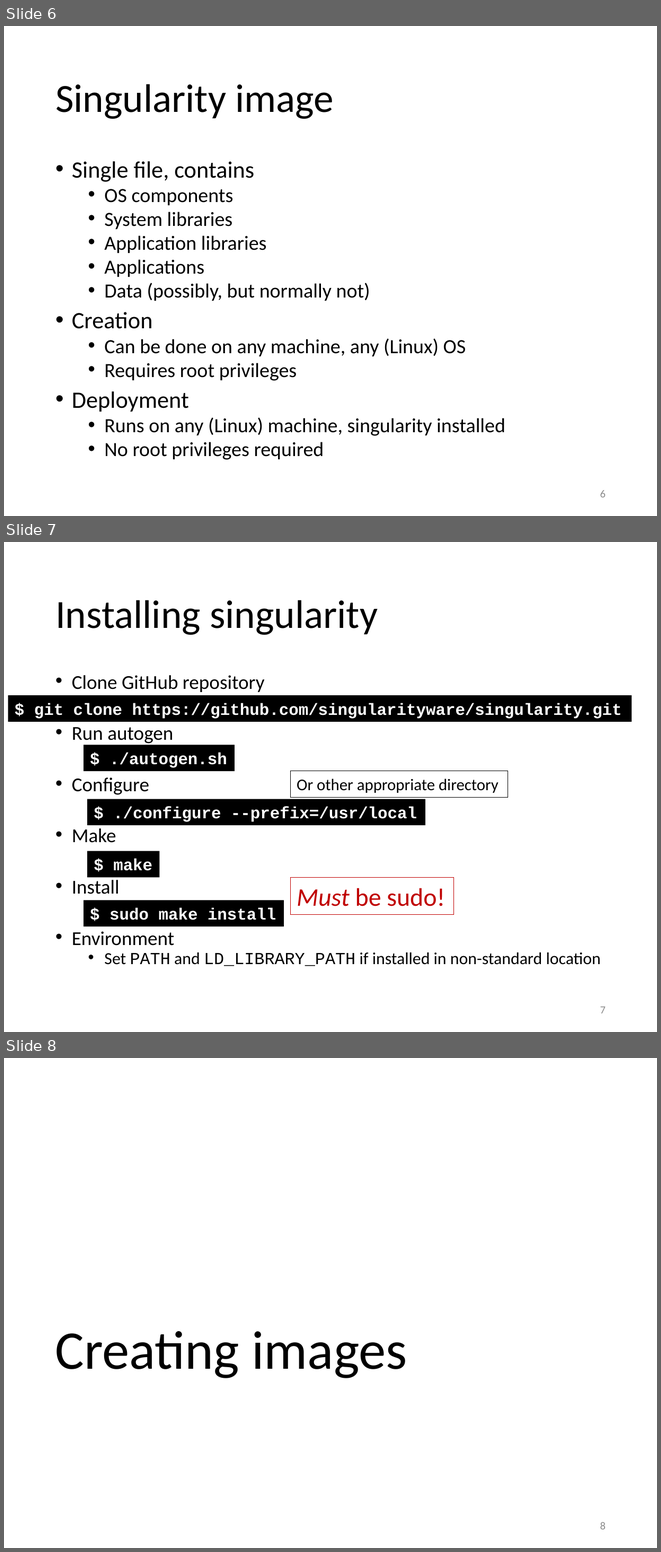
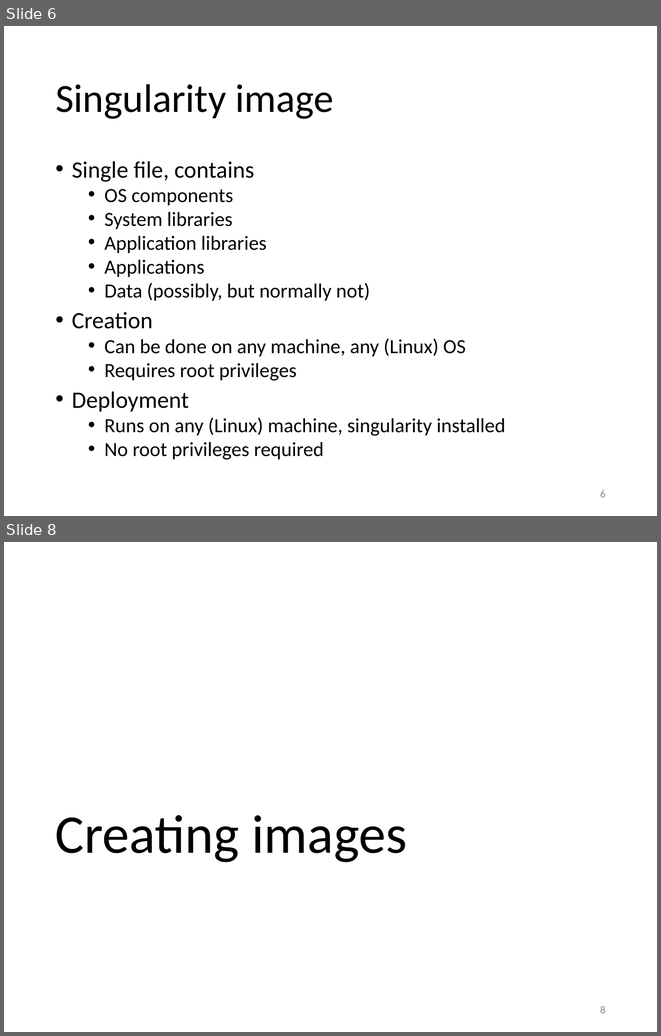
Before and after one commit to gjbex/training-material, a slide deck: Virtualization/singularity.pptx. Shown one above the other, each under a label of ours: slides 6, 7 and 8 before the commit, slides 6 and 8 after it; the slides between them are not shown. The pictures are 661x1552 and 661x1036 pixels, drawn with LibreOffice and Linux fonts; fonts in the diff are those of the drawing. Boxes give left, top, right and bottom in pixels: in the first picture for what was removed or moved away, otherwise in the second. Text is boxed around its words. In the diff, an @@ line names an element or a change of style, - is before the commit and + after.

Commit message:
Update for new Singularity version

```diff
--- a/Virtualization/singularity.pptx
+++ b/Virtualization/singularity.pptx
@@ slide 7 removed at (4, 542, 657, 1032), background #FFFFFF @@
@@ title removed at (55, 600, 378, 635) @@
-Installing singularity
@@ text removed at (72, 675, 601, 966) @@
-• Clone GitHub repository
-• Run autogen
-• Configure
-• Make
-• Install
-• Environment
-  • Set PATH and LD_LIBRARY_PATH if installed in non-standard location
@@ rectangle removed at (8, 696, 632, 722) @@
-$ git clone https://github.com/singularityware/singularity.git
@@ rectangle removed at (84, 744, 235, 770) @@
-$ ./autogen.sh
@@ rectangle removed at (290, 770, 508, 796) @@
-Or other appropriate directory
@@ rectangle removed at (88, 799, 426, 824) @@
-$ ./configure --prefix=/usr/local
@@ rectangle removed at (88, 851, 160, 877) @@
-$ make
@@ rectangle removed at (290, 877, 453, 914) @@
-Must be sudo!
@@ rectangle removed at (84, 900, 284, 926) @@
-$ sudo make install
@@ page number removed at (600, 1006, 606, 1013) @@
-7
```
Also in this commit, not shown: 1 slide added.
